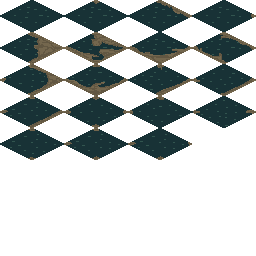
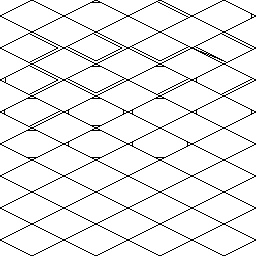
Layer changes from the first 256 × 256 image to the second:
added layer "Border Template" above "Water" over [0, 0, 256, 160]
hid "Water" over [0, 0, 256, 160]
showed "Outlines" over [0, 0, 256, 256]
